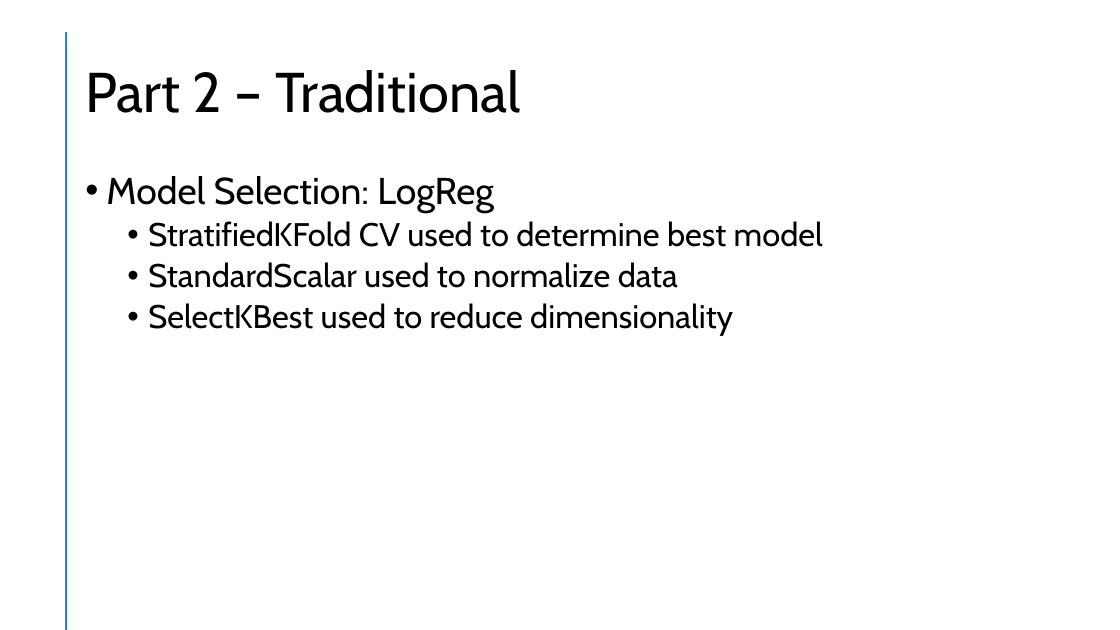
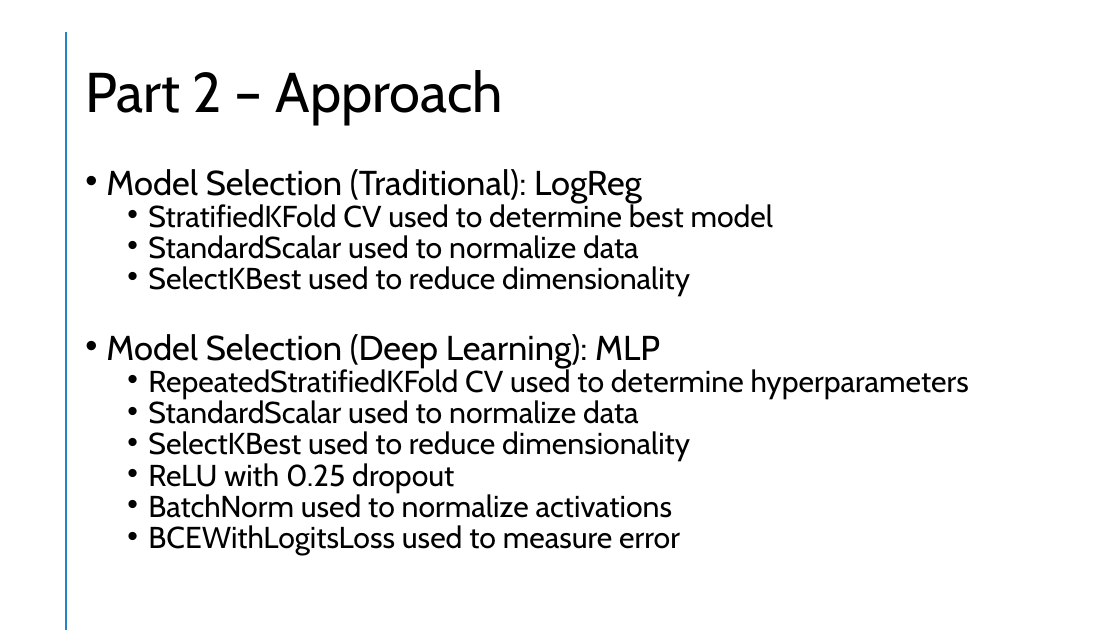
Before and after one commit to jtmilleer/aml_project, a slide deck: slide 5 of Documentation/Final Presentation.pptx (slide 4 before the commit). Drawn at 1120x630 pixels with LibreOffice and Linux fonts; fonts in the diff are those of the drawing. Boxes give left, top, right and bottom in pixels: in the first picture for what was removed or moved away, otherwise in the second. Text is boxed around its words. In the diff, an @@ line names an element or a change of style, - is before the commit and + after.

```diff
--- a/Documentation/Final Presentation.pptx
+++ b/Documentation/Final Presentation.pptx
@@ title at [85,70,504,125]: text changed @@
-Part 2 – Traditional
+Part 2 – Approach
@@ text at [106,169,642,203]: text changed; size 32 to 29.6 pt @@
-• Model Selection: LogReg
+• Model Selection (Traditional): LogReg
@@ text at [148,201,774,296]: size 28 to 25.9 pt in "StratifiedKFold CV used to determine best model", "StandardScalar used to normalize data", "SelectKBest used to reduce dimensionality"; line spacing 0.9 to 0.7 @@
@@ text at [106,334,969,555]: paragraphs added @@
+• Model Selection (Deep Learning): MLP
+  • RepeatedStratifiedKFold CV used to determine hyperparameters
+  • StandardScalar used to normalize data
+  • SelectKBest used to reduce dimensionality
+  • ReLU with 0.25 dropout
+  • BatchNorm used to normalize activations
+  • BCEWithLogitsLoss used to measure error
```
Also in this commit, not shown: 3 other slides changed, 2 slides added.
